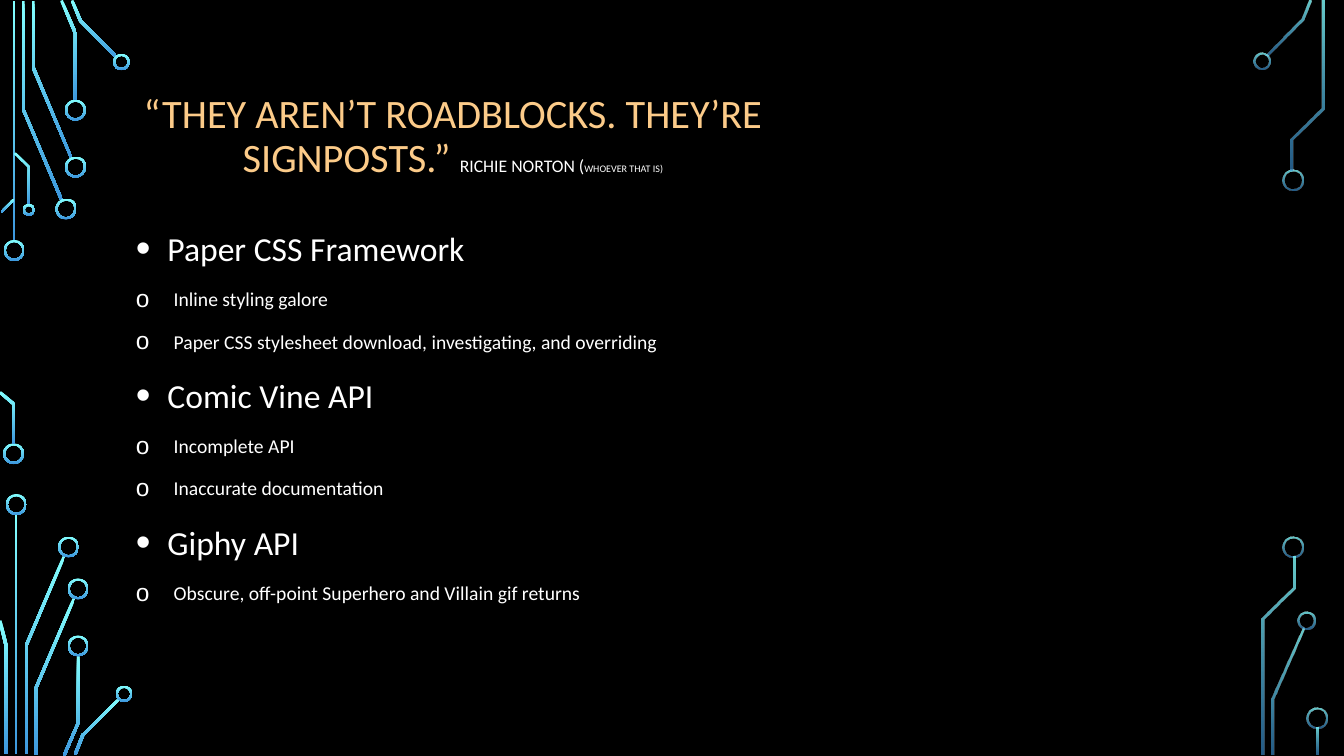
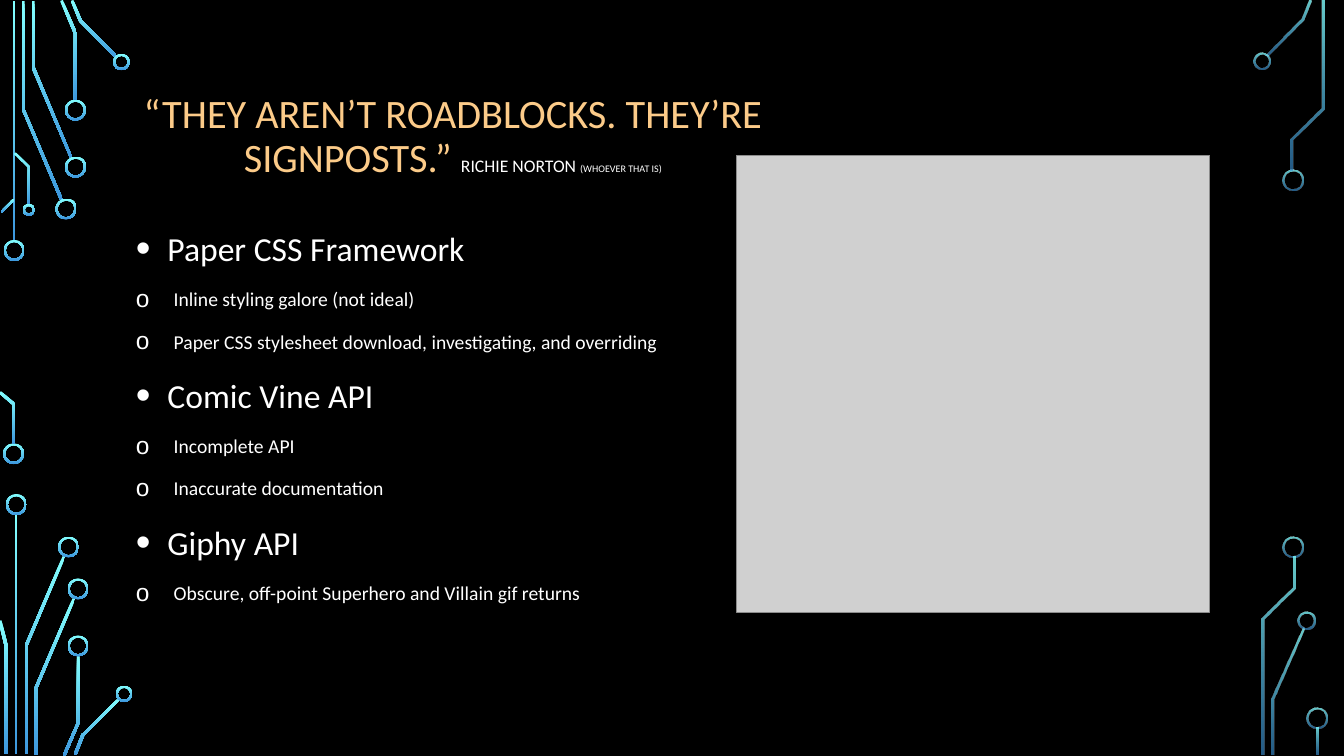
Before and after one commit to maximilianc88/ComiCall, a slide deck: slide 6 of ComiCall Presentation.pptx (slide 5 before the commit). Drawn at 1344x756 pixels with LibreOffice and Linux fonts; fonts in the diff are those of the drawing; grey boxes stand for pictures; background and template pictures are left out. Boxes give left, top, right and bottom in pixels: in the first picture for what was removed or moved away, otherwise in the second. Text is boxed around its words. In the diff, an @@ line names an element or a change of style, - is before the commit and + after.

```diff
--- a/ComiCall Presentation.pptx
+++ b/ComiCall Presentation.pptx
@@ title "“THEY AREN’T ROADBLOCKS. THEY’RE SIGNPOSTS.” ..." at bbox=[144, 99, 762, 173]: size 12.6 to 7.2 pt in "(WHOEVER" @@
@@ picture added at bbox=[736, 155, 1210, 613] @@
@@ text at bbox=[174, 292, 414, 310]: text changed @@
-o Inline styling galore
+o Inline styling galore (not ideal)
```
Also in this commit, not shown: 4 other slides changed, 3 slides added, 1 other file.
